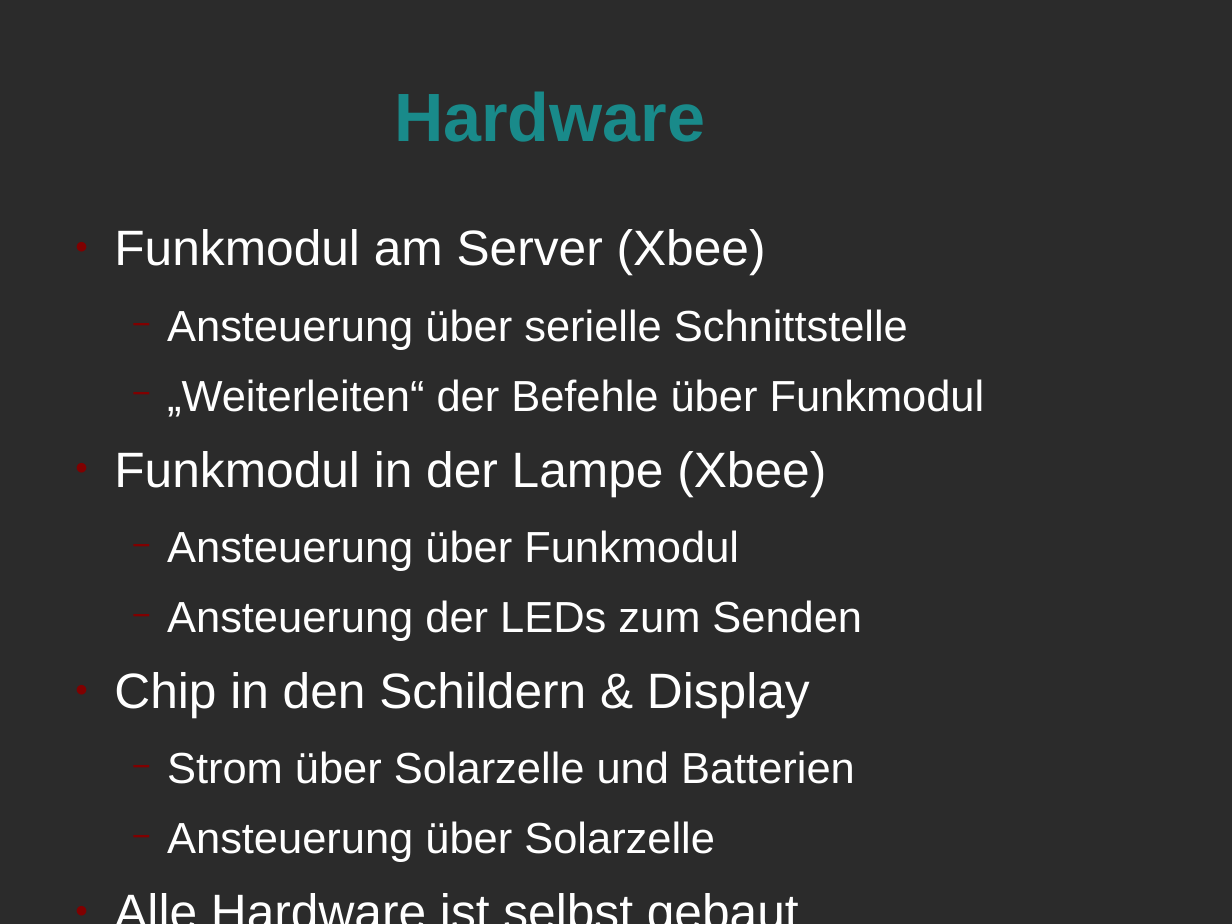
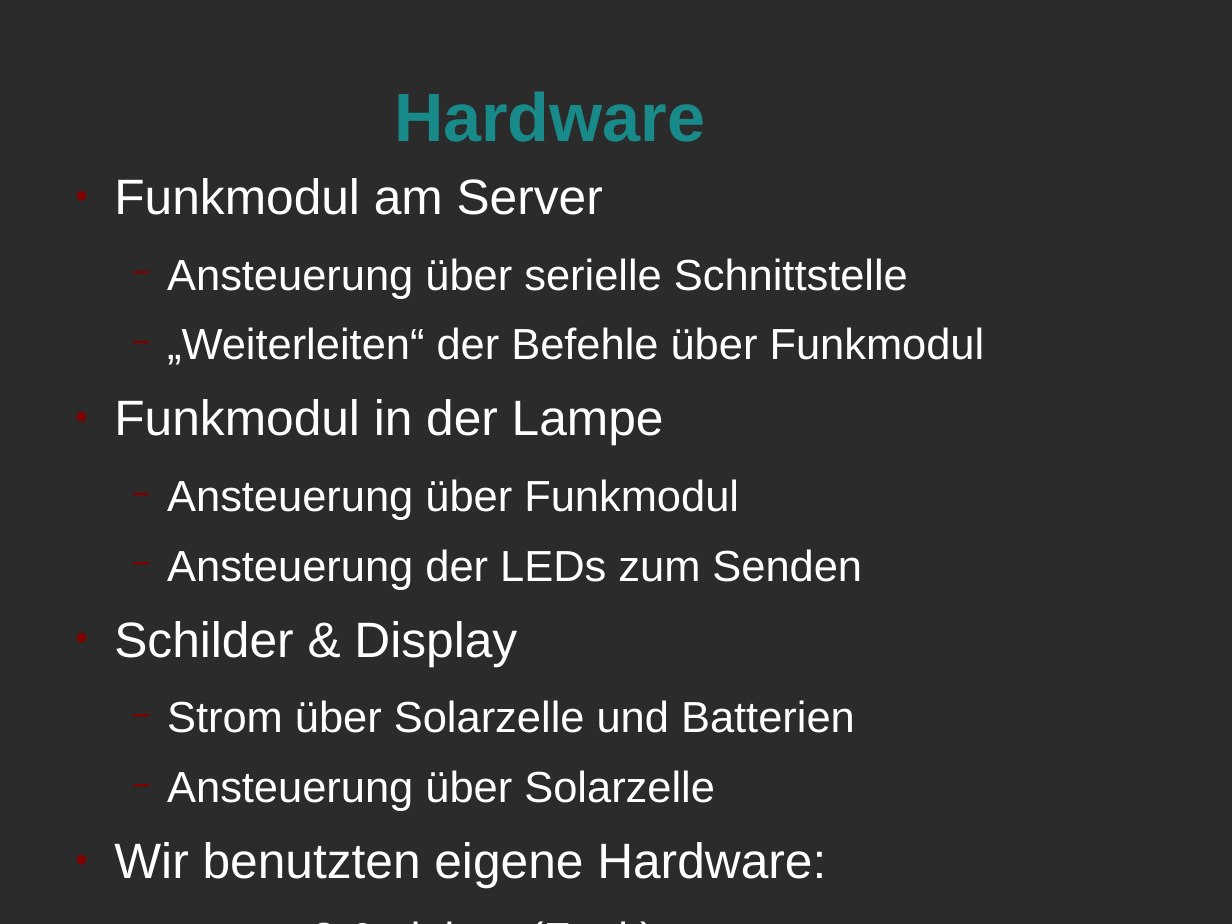
Before and after one commit to Niondir/rika-led, a slide deck: slide 3 of präsentation 2/zwischenergebisse.odp. Drawn at 1232x924 pixels with LibreOffice and Linux fonts; fonts in the diff are those of the drawing; background and template pictures are left out; a plain dark background stands for a picture behind light text. Boxes give left, top, right and bottom in pixels: in the first picture for what was removed or moved away, otherwise in the second. Text is boxed around its words. In the diff, an @@ line names an element or a change of style, - is before the commit and + after.

```diff
--- a/präsentation 2/zwischenergebisse.odp
+++ b/präsentation 2/zwischenergebisse.odp
@@ text "Funkmodul am Server": place and size @@
-text "Funkmodul am Server" at bbox=[114, 229, 985, 862]
+text "Funkmodul am Server" at bbox=[114, 178, 985, 887]
@@ text at bbox=[114, 178, 603, 215]: text changed @@
-● Funkmodul am Server (Xbee)
+● Funkmodul am Server
@@ text at bbox=[114, 399, 664, 445]: text changed @@
-● Funkmodul in der Lampe (Xbee)
+● Funkmodul in der Lampe
@@ text at bbox=[114, 621, 517, 666]: text changed @@
-● Chip in den Schildern & Display
+● Schilder & Display
@@ text at bbox=[114, 842, 826, 887]: text changed @@
-● Alle Hardware ist selbst gebaut
+● Wir benutzten eigene Hardware:
+  − atmega8 & zigbee (Funk)
```
Also in this commit, not shown: 3 other slides changed, 1 other file.
